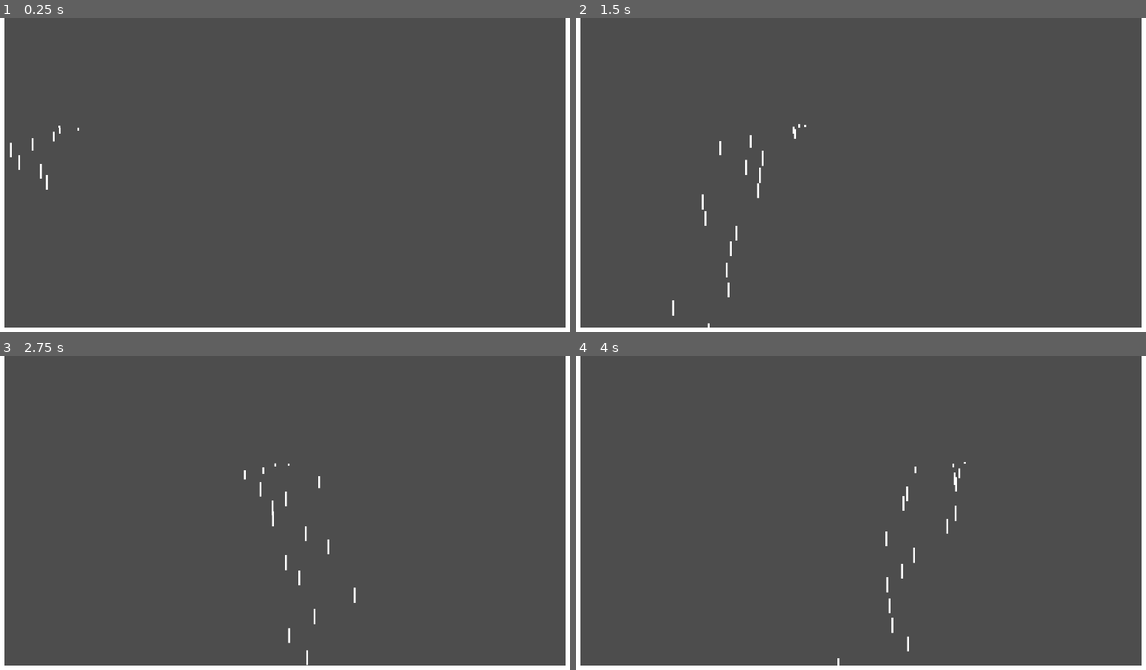
Above: before the commit, frames 1-4 (two rows, left to right).
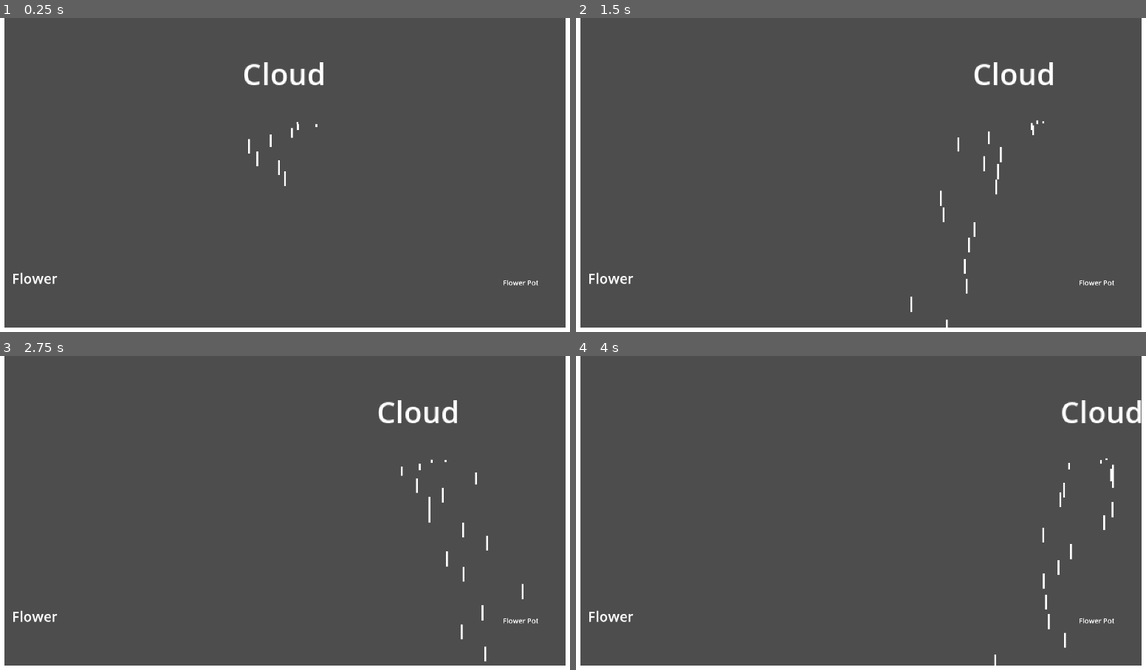
Above: after the commit, the same moments.

Repository: fraagle/Simple-Game-Godot
Game: Godot game, scene res://world.tscn
Same seed, same stepped clock (60 frames per second), same inputs: the game is played once before the commit and once after it.
Inputs:
- Up to frame 1 (0.25 s): no input
- Up to frame 2 (1.5 s): hold D (right) from 0.53 s (still down)
- Up to frame 3 (2.75 s): release D (right) at 2.03 s; hold A (left) from 2.03 s (still down)
- Up to frame 4 (4 s): release A (left) at 2.78 s; hold D (right) from 2.78 s (still down)

The runs differ from the first frame. In frame 1, 0.8% of the frame differs, in the area x 1-95%, y 14-86%; in frame 2, 1.1%; in frame 3, 1.1%; in frame 4, 1.1%, in the area x 2-100%, y 14-99%.

Commit message:
Added level transition

Diff:
--- /dev/null
+++ b/Level1.tscn
@@ -0,0 +1,7 @@
+[gd_scene load_steps=3 format=3 uid="uid://dko53iaqsaynq"]
+
+[ext_resource type="PackedScene" uid="uid://dbfe3pen1hdko" path="res://world.tscn" id="1_kyxg0"]
+[ext_resource type="PackedScene" uid="uid://bxyn0eu2sc0yk" path="res://Level2.tscn" id="2_mc20k"]
+
+[node name="World" instance=ExtResource("1_kyxg0")]
+next_level = ExtResource("2_mc20k")
--- /dev/null
+++ b/Level2.tscn
@@ -0,0 +1,11 @@
+[gd_scene load_steps=2 format=3 uid="uid://bxyn0eu2sc0yk"]
+
+[ext_resource type="PackedScene" uid="uid://dbfe3pen1hdko" path="res://world.tscn" id="1_8mrap"]
+
+[node name="World" instance=ExtResource("1_8mrap")]
+
+[node name="Flower" parent="." index="2"]
+position = Vector2(24, 152)
+
+[node name="CollisionPolygon2D" parent="StaticBody2D" index="0"]
+polygon = PackedVector2Array(-1, 0, 7, 0, 7, 168, 119, 144, 311, 168, 311, 0, 327, 0, 327, 184, -9, 184, -9, 0)
--- /dev/null
+++ b/MainMenu.tscn
@@ -0,0 +1,34 @@
+[gd_scene load_steps=3 format=3 uid="uid://cl3out57jthvf"]
+
+[ext_resource type="Script" uid="uid://74xuh0f7ursd" path="res://main_menu.gd" id="1_i26rj"]
+[ext_resource type="PackedScene" uid="uid://dko53iaqsaynq" path="res://Level1.tscn" id="2_eiy7p"]
+
+[node name="MainMenu" type="ColorRect"]
+anchors_preset = 15
+anchor_right = 1.0
+anchor_bottom = 1.0
+grow_horizontal = 2
+grow_vertical = 2
+size_flags_horizontal = 0
+color = Color(0, 0, 0, 1)
+script = ExtResource("1_i26rj")
+first_level = ExtResource("2_eiy7p")
+
+[node name="StartButton" type="Button" parent="."]
+layout_mode = 2
+offset_left = 137.0
+offset_top = 74.0
+offset_right = 183.0
+offset_bottom = 105.0
+text = "Start"
+
+[node name="QuitButton" type="Button" parent="."]
+layout_mode = 2
+offset_left = 141.0
+offset_top = 110.625
+offset_right = 178.0
+offset_bottom = 141.625
+text = "Exit"
+
+[connection signal="pressed" from="StartButton" to="." method="_on_start_button_pressed"]
+[connection signal="pressed" from="QuitButton" to="." method="_on_quit_button_pressed"]
--- a/flower.tscn
+++ b/flower.tscn
@@ -21,5 +21,13 @@
 shape = SubResource("CircleShape2D_p547k")
 debug_color = Color(0.988118, 0, 0.305568, 0.42)
 
+[node name="Label" type="Label" parent="."]
+offset_left = -12.0
+offset_top = -22.0
+offset_right = 40.0
+offset_bottom = 1.0
+scale = Vector2(0.475, 0.475)
+text = "Flower"
+
 [connection signal="area_entered" from="FlowerArea" to="." method="_on_area_2d_area_entered"]
 [connection signal="area_exited" from="FlowerArea" to="." method="_on_area_2d_area_exited"]
--- a/flower_pot.tscn
+++ b/flower_pot.tscn
@@ -13,4 +13,12 @@
 shape = SubResource("RectangleShape2D_tjlim")
 debug_color = Color(0.757911, 0.453989, 0, 0.42)
 
+[node name="Label" type="Label" parent="."]
+offset_left = -10.0
+offset_top = -27.0
+offset_right = 73.0
+offset_bottom = -4.0
+scale = Vector2(0.235, 0.235)
+text = "Flower Pot"
+
 [connection signal="area_entered" from="." to="." method="_on_area_entered"]
--- /dev/null
+++ b/main_menu.gd
@@ -0,0 +1,12 @@
+extends ColorRect
+
+
+@export var first_level: PackedScene
+
+func _on_start_button_pressed() -> void:
+
+	get_tree().change_scene_to_packed(first_level)
+
+
+func _on_quit_button_pressed() -> void:
+	get_tree().quit()
--- a/player_cloud.tscn
+++ b/player_cloud.tscn
@@ -64,3 +64,10 @@
 position = Vector2(0, 64.5)
 shape = SubResource("RectangleShape2D_pudsp")
 debug_color = Color(0.994676, 0, 0.218208, 0.42)
+
+[node name="Label" type="Label" parent="."]
+offset_left = -23.0
+offset_top = -37.0
+offset_right = 22.0
+offset_bottom = -14.0
+text = "Cloud"
--- a/project.godot
+++ b/project.godot
@@ -57,4 +57,3 @@
 [rendering]
 
 textures/canvas_textures/default_texture_filter=0
-renderer/rendering_method="mobile"
--- a/world.gd
+++ b/world.gd
@@ -6,6 +6,7 @@
 @onready var flower_pot: Area2D = $FlowerPot
 @onready var level_completed: ColorRect = $UI/LevelCompleted
 
+@export var next_level: PackedScene
 
 func _ready():
 	polygon_2d.polygon = collision_polygon_2d.polygon
@@ -18,4 +19,5 @@
 	get_tree().paused = true
 	await get_tree().create_timer(2.0).timeout
 	get_tree().paused = false
-	get_tree().reload_current_scene()
+	if next_level is PackedScene:
+		get_tree().change_scene_to_packed(next_level)
--- a/world.tscn
+++ b/world.tscn
@@ -15,10 +15,10 @@
 visible = false
 
 [node name="PlayerCloud" parent="." instance=ExtResource("3_pkg7o")]
-position = Vector2(31, 58)
+position = Vector2(160, 56)
 
 [node name="Flower" parent="." instance=ExtResource("4_gbfbk")]
-position = Vector2(96, 160)
+position = Vector2(24, 160)
 
 [node name="FlowerPot" parent="." instance=ExtResource("5_ioo17")]
 position = Vector2(288, 168)
Not shown, added: main_menu.gd.uid
